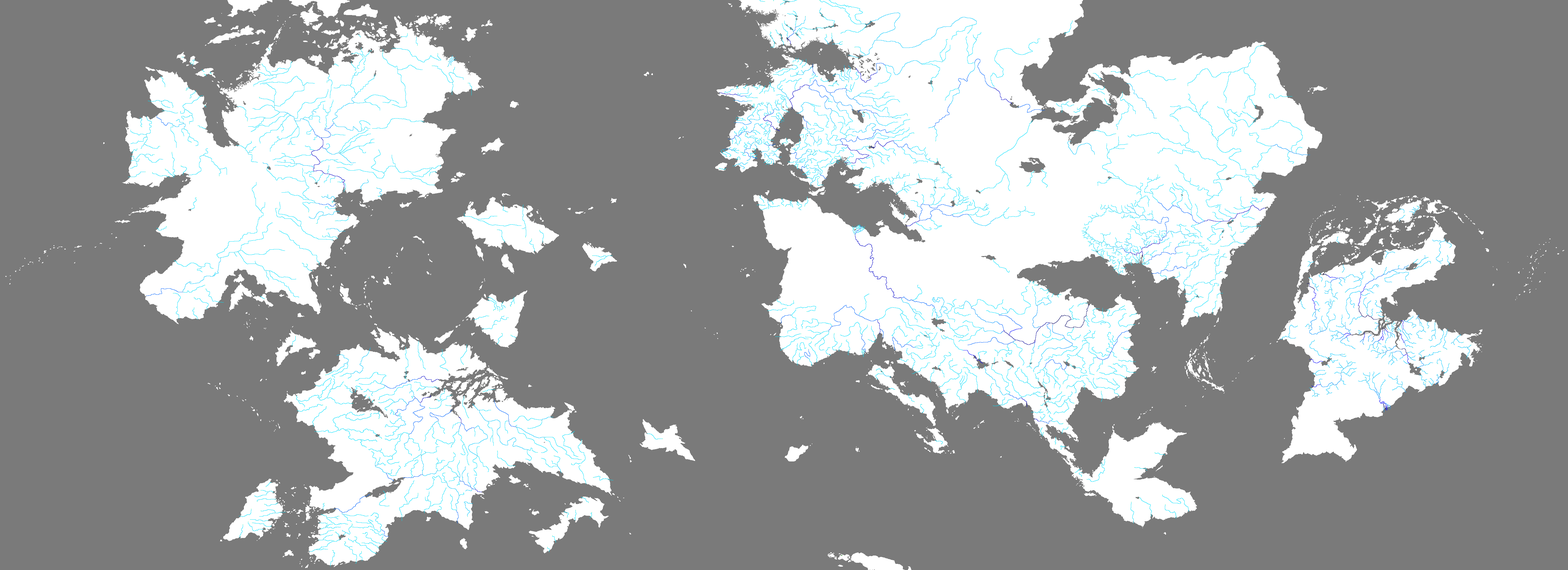
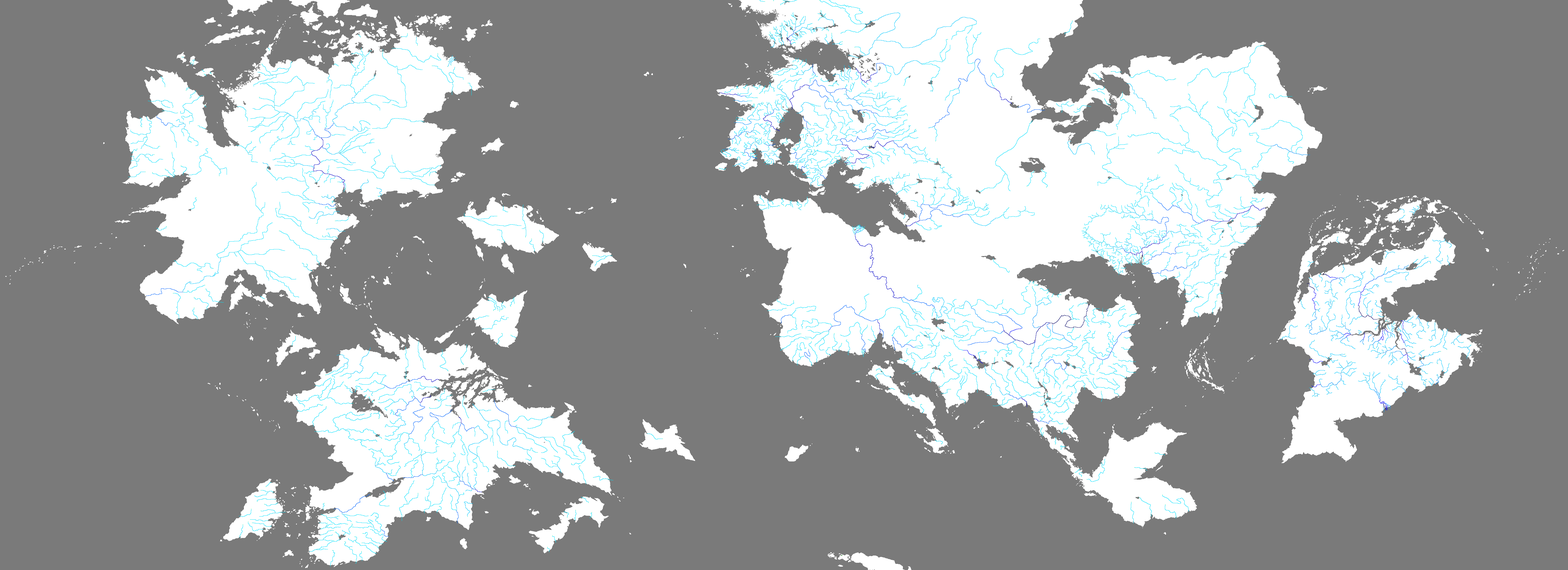
Revision of a layered w=1568, h=570 image; what changed, layer by layer:
painted on "rivers.bmp" over [768, 7, 933, 152]
